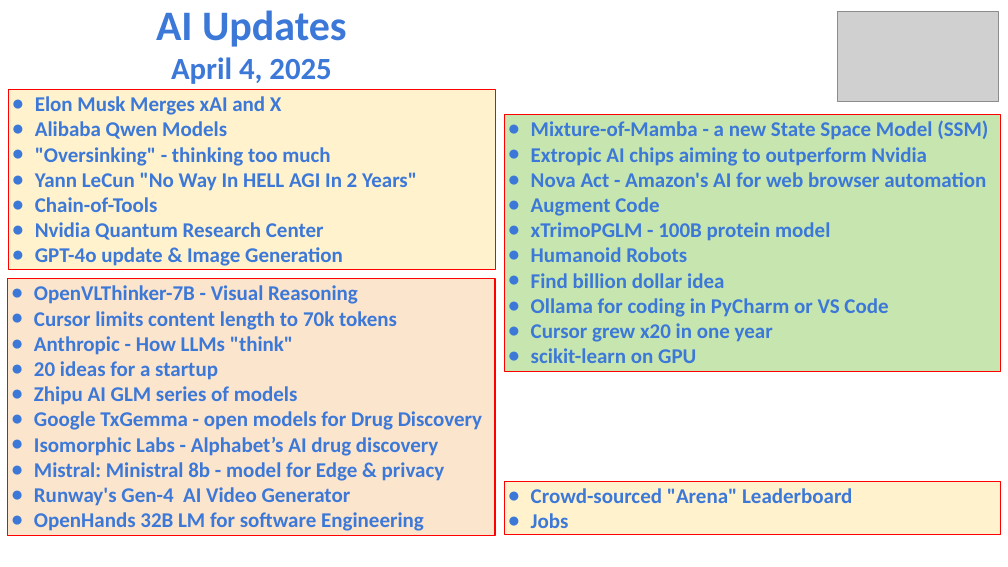
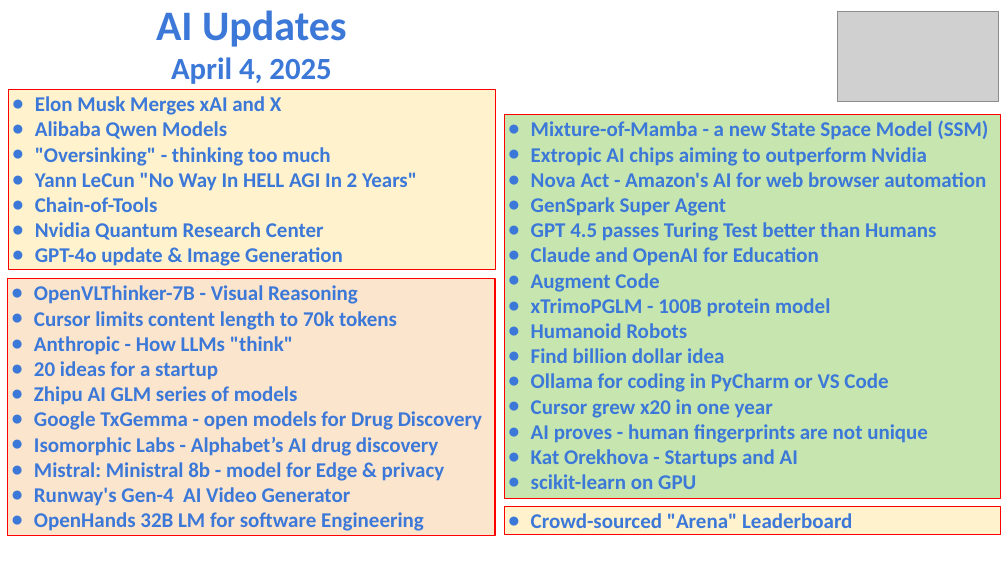
Before and after one commit to lselector/seminar, a slide deck: slide 1 of 2025/2025-04-04-AI-Updates.pptx. Drawn at 1008x567 pixels with LibreOffice and Linux fonts; fonts in the diff are those of the drawing; grey boxes stand for pictures. Boxes give left, top, right and bottom in pixels: in the first picture for what was removed or moved away, otherwise in the second. Text is boxed around its words. In the diff, an @@ line names an element or a change of style, - is before the commit and + after.

```diff
--- a/2025/2025-04-04-AI-Updates.pptx
+++ b/2025/2025-04-04-AI-Updates.pptx
@@ rectangle "Mixture-of-Mamba - a new State ...": place and size @@
-rectangle "Mixture-of-Mamba - a new State ..." at <box>505,115,1001,372</box>
+rectangle "Mixture-of-Mamba - a new State ..." at <box>505,115,1001,499</box>
@@ text in rectangle at <box>531,197,937,266</box>: paragraphs added @@
+● GenSpark Super Agent
+● GPT 4.5 passes Turing Test better than Humans
+● Claude and OpenAI for Education
@@ text in rectangle at <box>531,424,928,468</box>: paragraphs added @@
+● AI proves - human fingerprints are not unique
+● Kat Orekhova - Startups and AI
@@ rectangle "Crowd-sourced "Arena" Leaderboard": place and size @@
-rectangle "Crowd-sourced "Arena" Leaderboard" at <box>505,482,1001,535</box>
+rectangle "Crowd-sourced "Arena" Leaderboard" at <box>505,507,1001,534</box>
@@ text in rectangle at <box>531,513,569,535</box>: paragraph removed @@
-● Jobs
```
Also in this commit, not shown: 4 other slides changed, 4 slides added.
